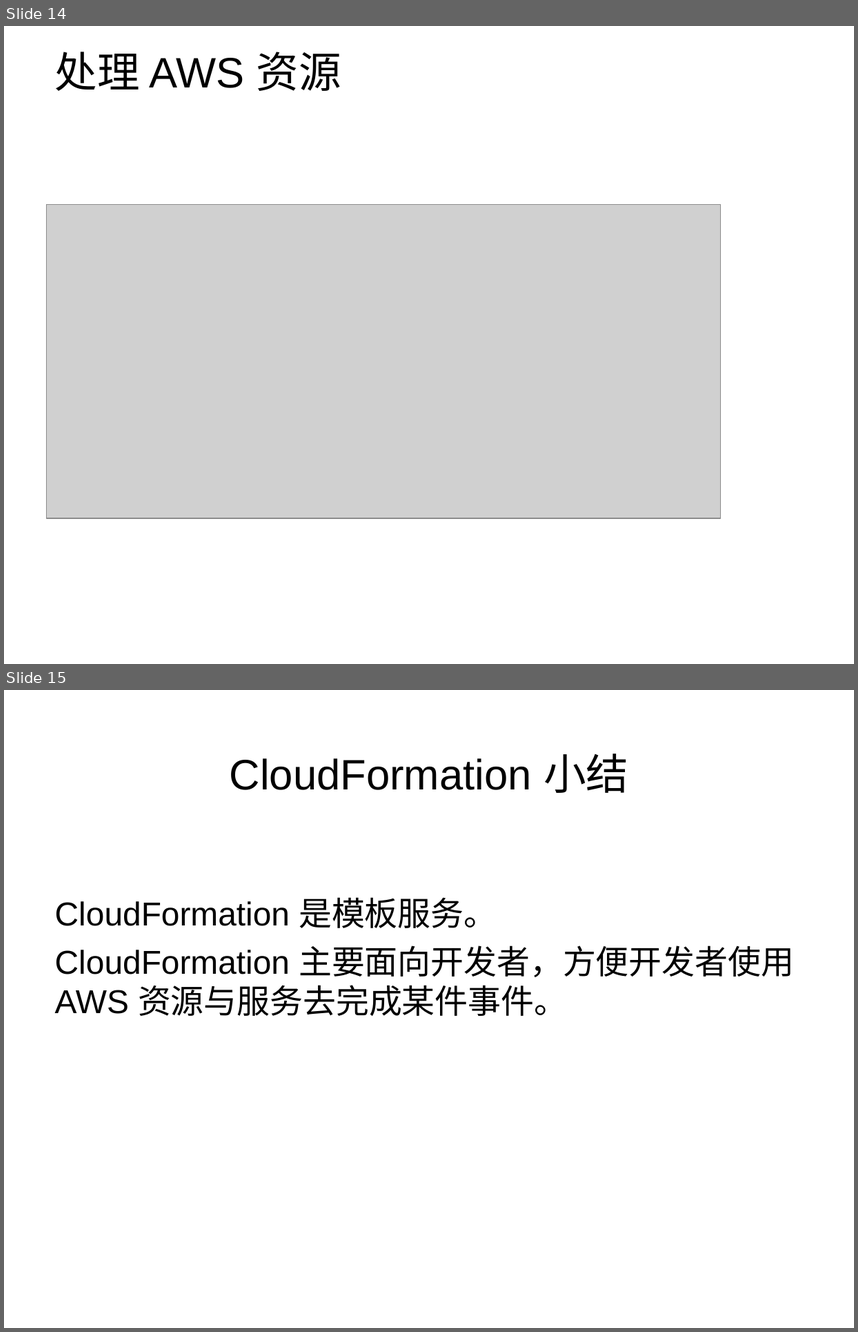
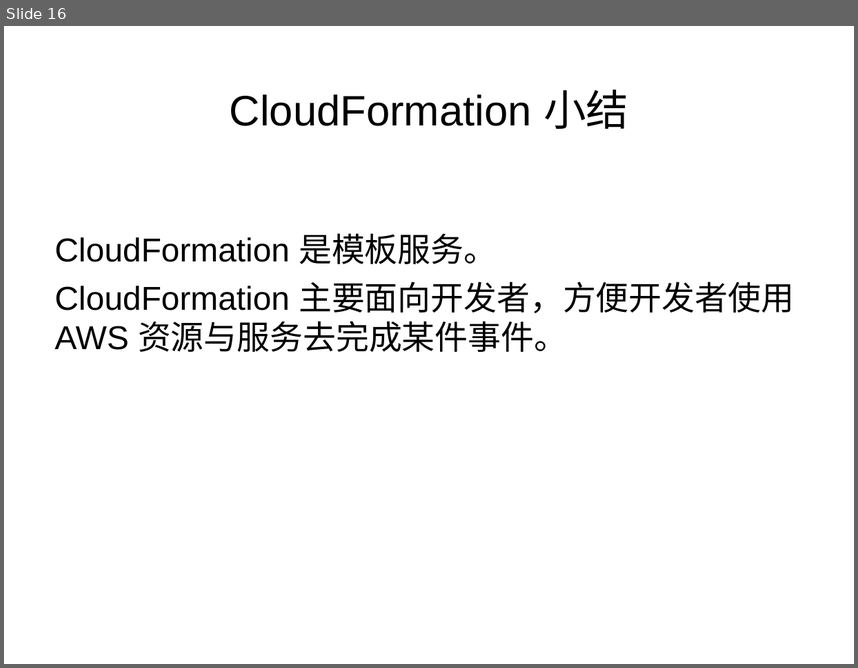
Before and after one commit to leson/guides, a slide deck: cloud/AWS_BeanStalk_CloudFormation.ppt. Shown one above the other, each under a label of ours: slides 14 and 15 before the commit, slide 16 after it. The pictures are 858x1332 and 858x668 pixels, drawn with LibreOffice and Linux fonts; fonts in the diff are those of the drawing; grey boxes stand for pictures; background and template pictures are left out. Boxes give left, top, right and bottom in pixels: in the first picture for what was removed or moved away, otherwise in the second. Text is boxed around its words. In the diff, an @@ line names an element or a change of style, - is before the commit and + after.

```diff
--- a/cloud/AWS_BeanStalk_CloudFormation.ppt
+++ b/cloud/AWS_BeanStalk_CloudFormation.ppt
@@ slide 14 removed at [4, 26, 854, 664], background picture (left out) @@
@@ title removed at [55, 52, 341, 91] @@
-处理 AWS 资源
@@ picture removed at [47, 205, 721, 518] @@
@@ what was slide 15 is now slide 16 @@
```
Also in this commit, not shown: 1 slide changed, 3 slides added, 1 other slide removed, 1 other file.
